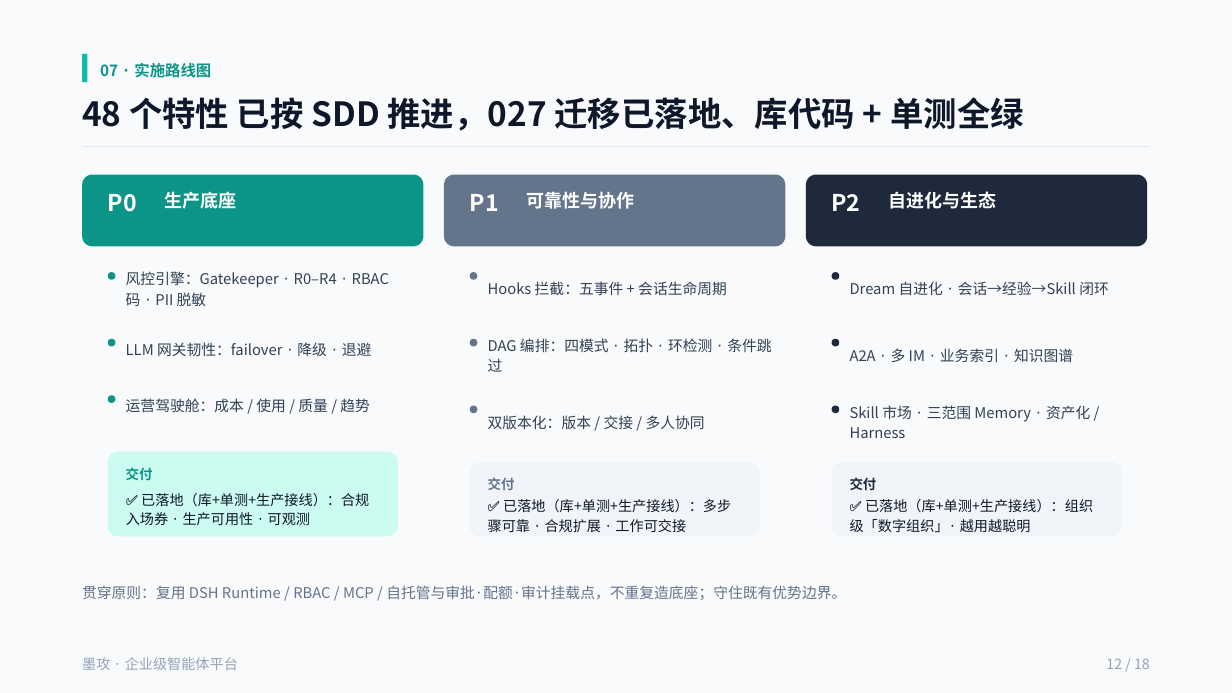
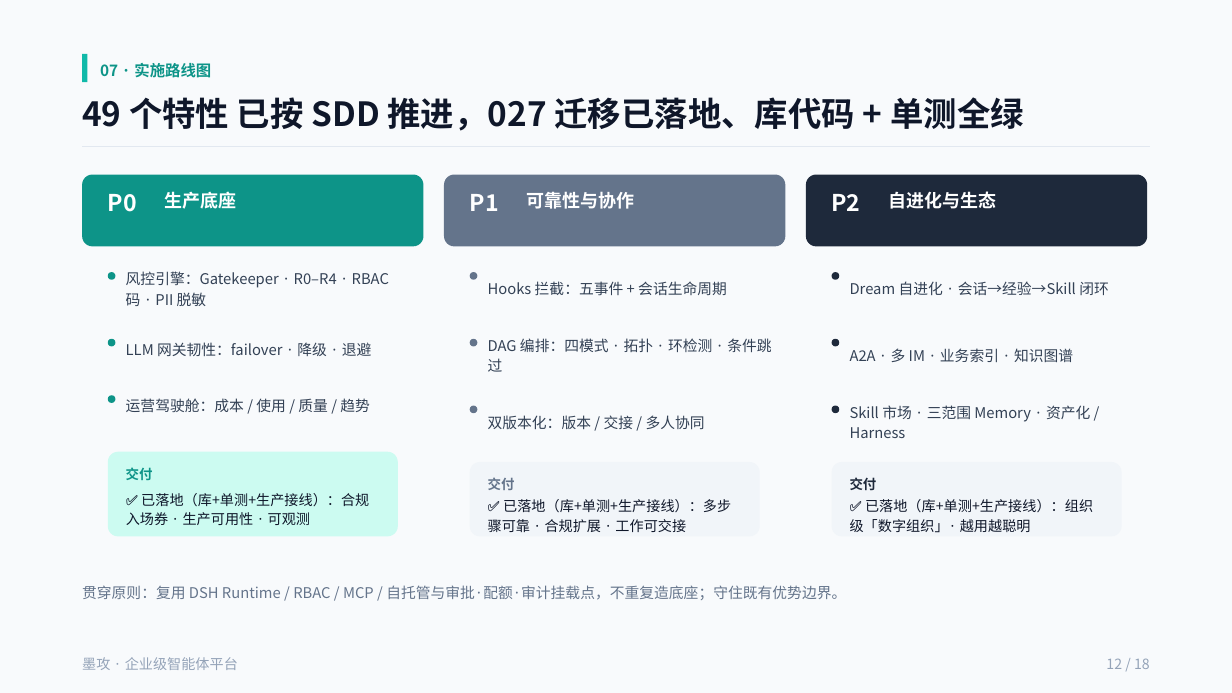
Before and after one commit to cooper2006/mogo, a slide deck: slide 12 of docs/intro-v4.pptx. Drawn at 1232x693 pixels with LibreOffice and Linux fonts; fonts in the diff are those of the drawing. Boxes give left, top, right and bottom in pixels: in the first picture for what was removed or moved away, otherwise in the second. Text is boxed around its words. In the diff, an @@ line names an element or a change of style, - is before the commit and + after.

```diff
--- a/docs/intro-v4.pptx
+++ b/docs/intro-v4.pptx
@@ text at bbox=[82, 97, 1023, 131]: text changed @@
-48 个特性 已按 SDD 推进，027 迁移已落地、库代码 + 单测全绿
+49 个特性 已按 SDD 推进，027 迁移已落地、库代码 + 单测全绿
```
Also in this commit, not shown: 3 other slides changed, 15 other files.
